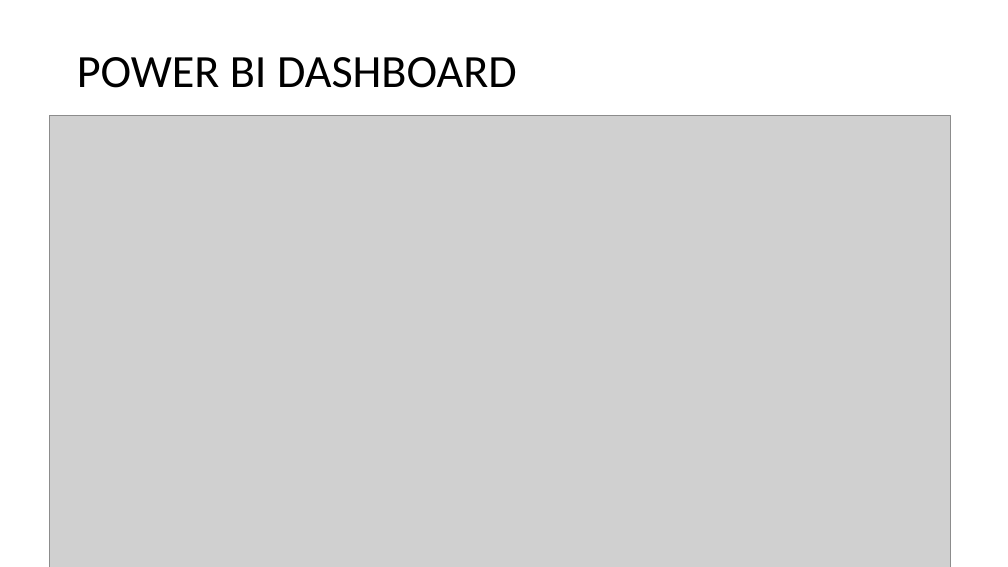
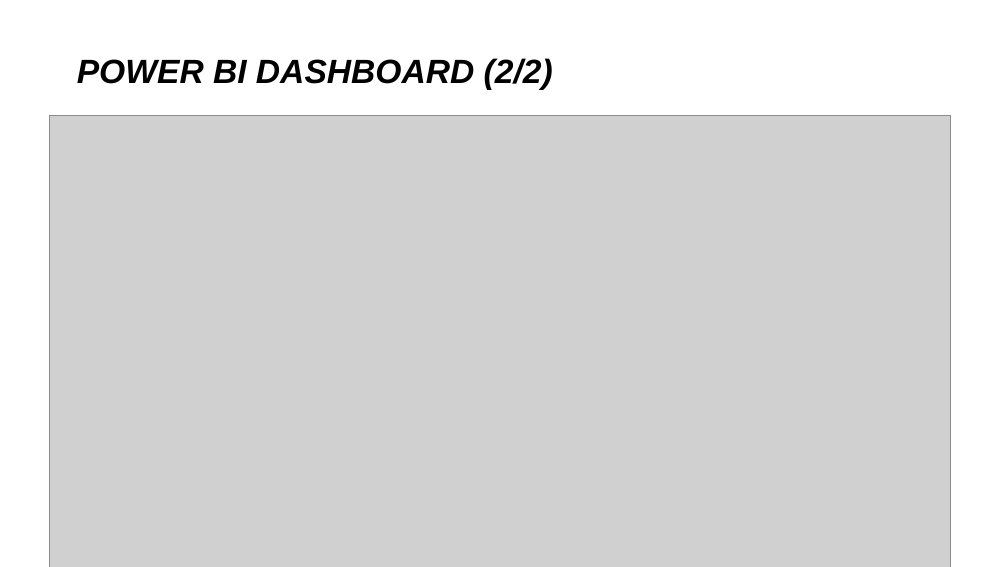
Before and after one commit to PurnimaChandel/Final-Project, a slide deck: slide 6 of Final_presentation.pptx. Drawn at 1008x567 pixels with LibreOffice and Linux fonts; fonts in the diff are those of the drawing; grey boxes stand for pictures. Boxes give left, top, right and bottom in pixels: in the first picture for what was removed or moved away, otherwise in the second. Text is boxed around its words. In the diff, an @@ line names an element or a change of style, - is before the commit and + after.

```diff
--- a/Final_presentation.pptx
+++ b/Final_presentation.pptx
@@ title at [77,58,553,90]: text changed; size 44 to 32 pt; font Calibri to Arial; bold on; italic on @@
-POWER BI DASHBOARD
+POWER BI DASHBOARD (2/2)
```
Also in this commit, not shown: 8 other slides changed.
